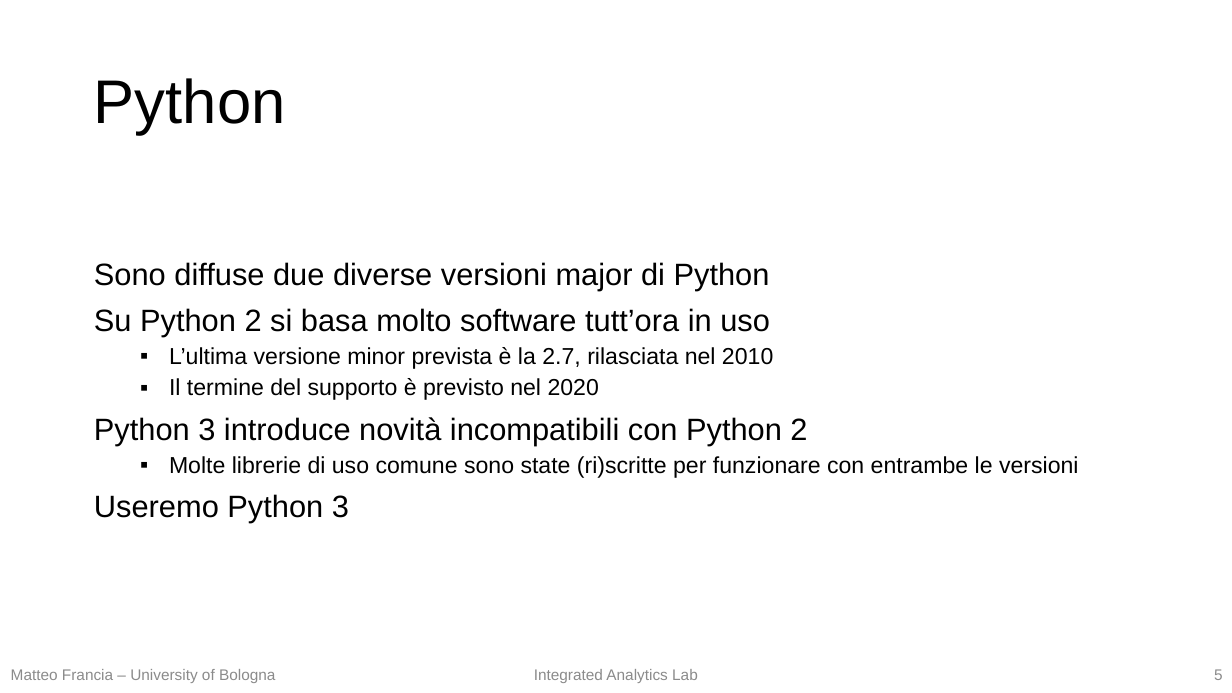
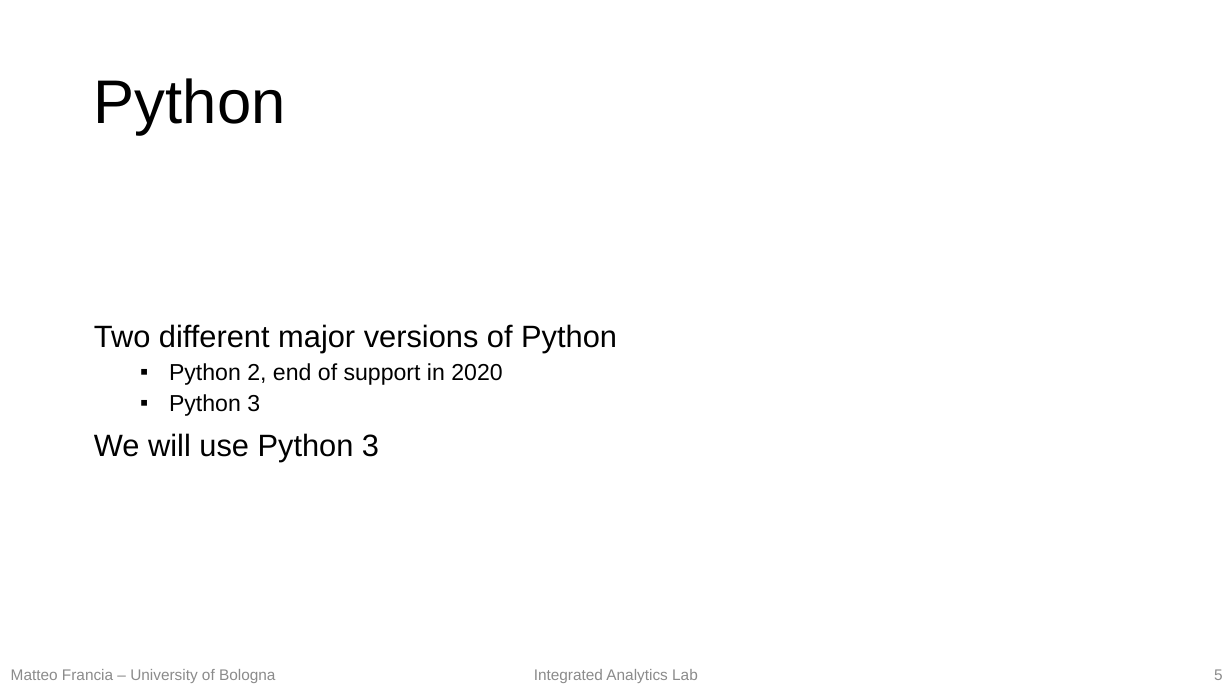
Before and after one commit to w4bo/teaching-handsondatapipelines, a slide deck: slide 5 of 01-MachineLearning/01-slides.pptx. Drawn at 1232x693 pixels with LibreOffice and Linux fonts; fonts in the diff are those of the drawing. Boxes give left, top, right and bottom in pixels: in the first picture for what was removed or moved away, otherwise in the second. Text is boxed around its words. In the diff, an @@ line names an element or a change of style, - is before the commit and + after.

```diff
--- a/01-MachineLearning/01-slides.pptx
+++ b/01-MachineLearning/01-slides.pptx
@@ text at [94,324,617,461]: text changed; size 18 to 24 pt @@
-Sono diffuse due diverse versioni major di Python
-Su Python 2 si basa molto software tutt’ora in uso
-  ▪ L’ultima versione minor prevista è la 2.7, rilasciata nel 2010
-  ▪ Il termine del supporto è previsto nel 2020
-Python 3 introduce novità incompatibili con Python 2
-  ▪ Molte librerie di uso comune sono state (ri)scritte per funzionare con entrambe le versioni
-Useremo Python 3
+Two different major versions of Python
+  ▪ Python 2, end of support in 2020
+  ▪ Python 3
+We will use Python 3
```
Also in this commit, not shown: 25 other slides changed, 1 slide added, 1 slide removed, 1 other file.
